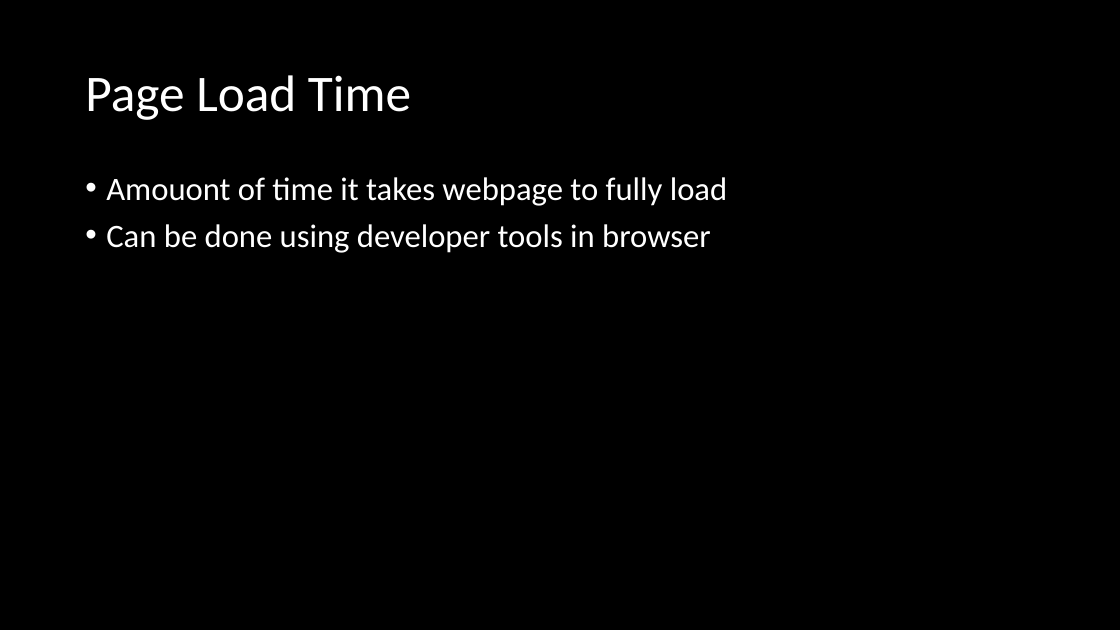
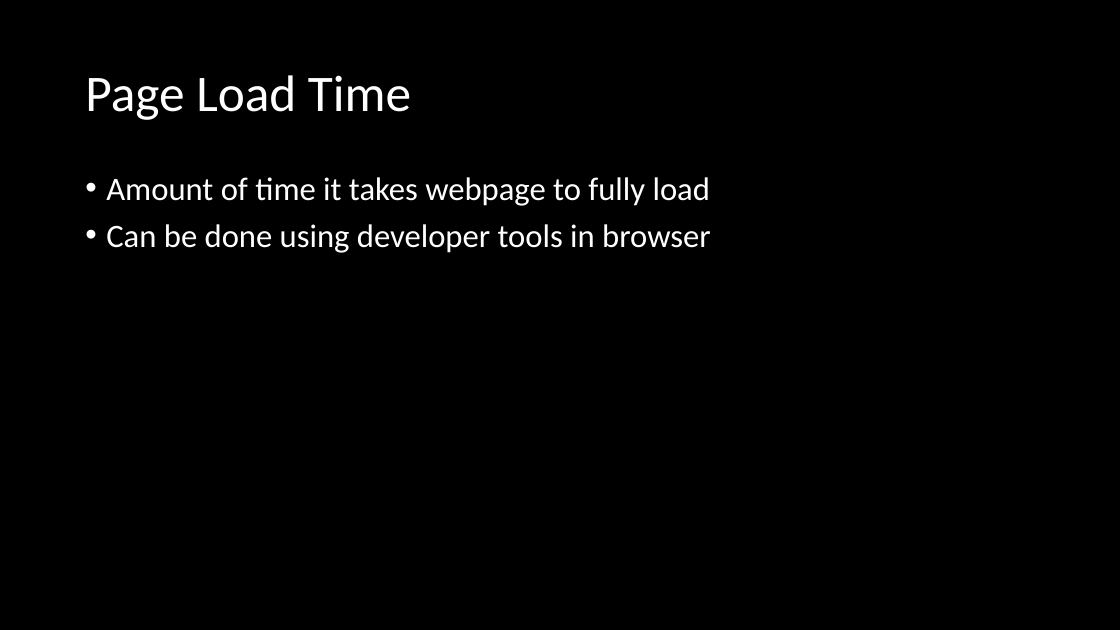
Before and after one commit to GamesUnlimited/highrise_doc, a slide deck: slide 7 of WebAppPerformance/WebAppPerformance.pptx. Drawn at 1120x630 pixels with LibreOffice and Linux fonts; fonts in the diff are those of the drawing. Boxes give left, top, right and bottom in pixels: in the first picture for what was removed or moved away, otherwise in the second. Text is boxed around its words. In the diff, an @@ line names an element or a change of style, - is before the commit and + after.

```diff
--- a/WebAppPerformance/WebAppPerformance.pptx
+++ b/WebAppPerformance/WebAppPerformance.pptx
@@ text at (x1=106, y1=177, x2=710, y2=206): text changed @@
-• Amouont of time it takes webpage to fully load
+• Amount of time it takes webpage to fully load
```
Also in this commit, not shown: 1 other slide changed, 3 other files.
